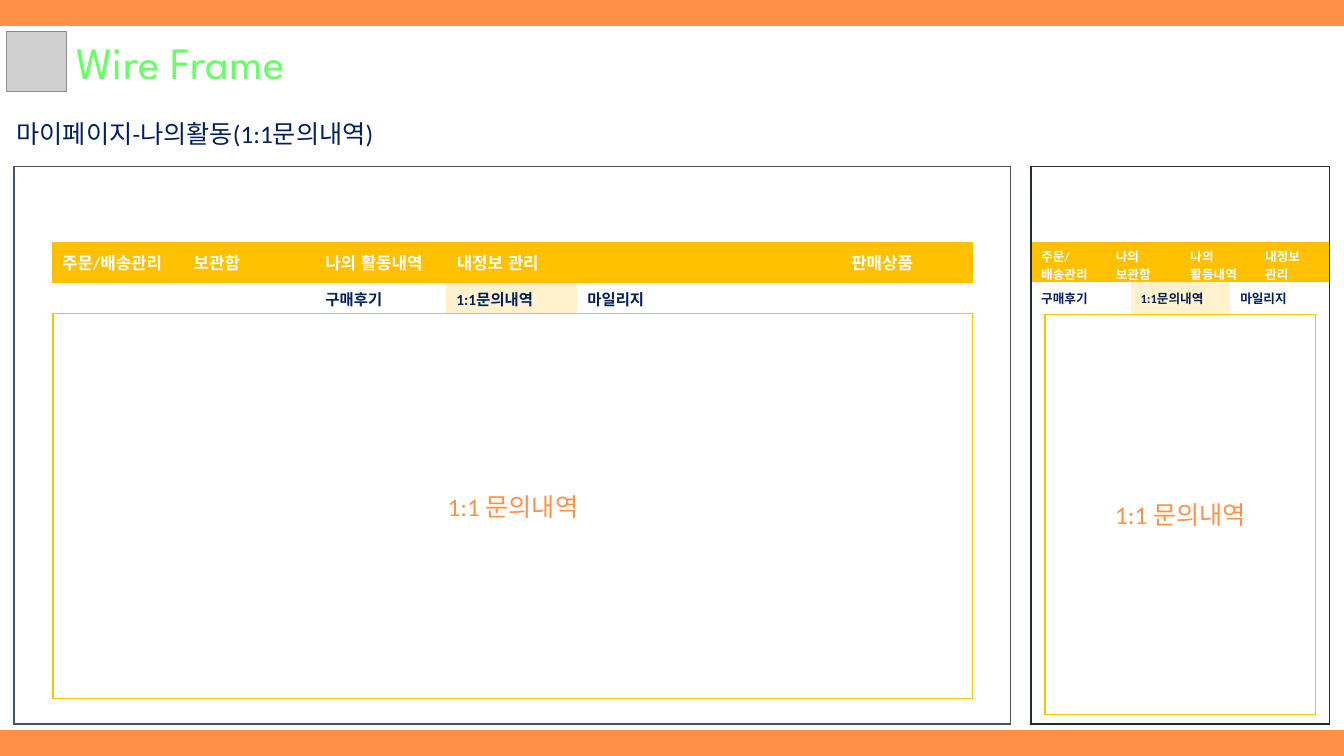
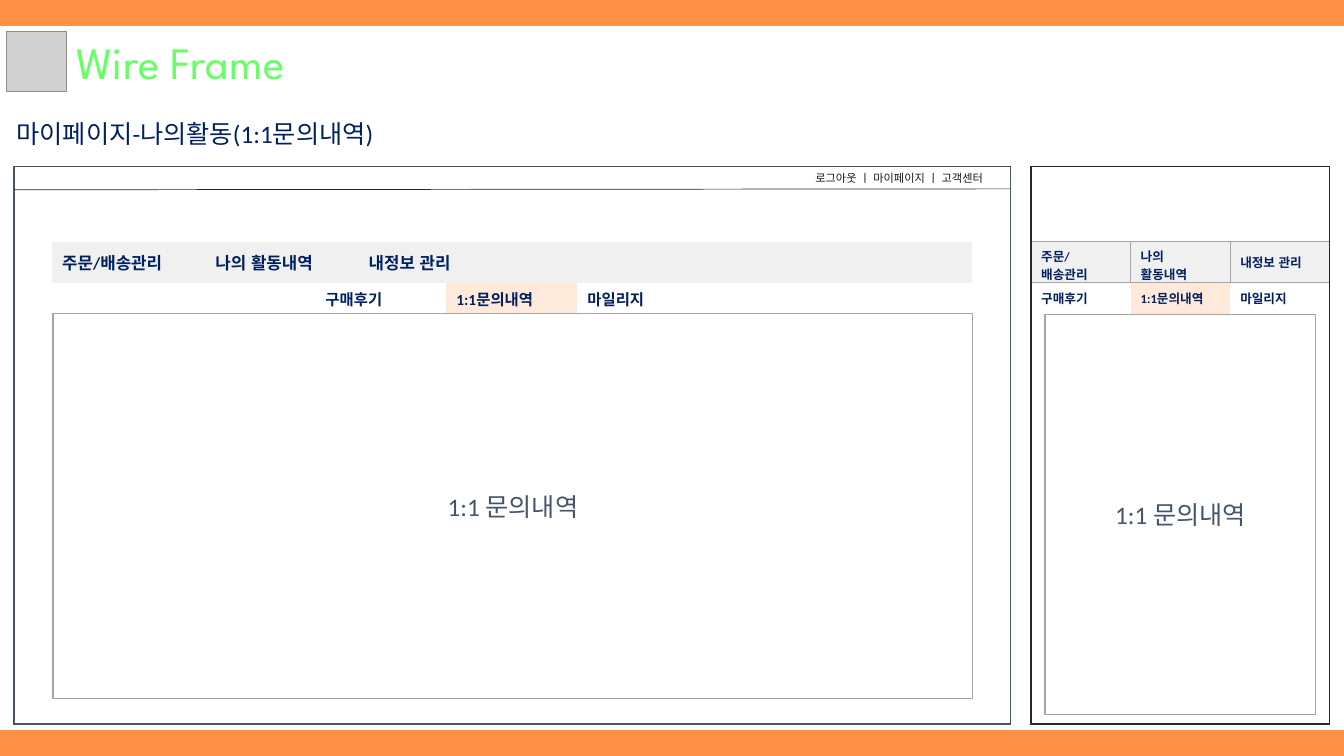
Before and after one commit to hhsw07/ezen-academy-projects, a slide deck: slide 14 of WebContent/cmk/document/3조 원데이클래스.pptx (slide 16 before the commit). Drawn at 1344x756 pixels with LibreOffice and Linux fonts; fonts in the diff are those of the drawing; grey boxes stand for pictures. Boxes give left, top, right and bottom in pixels: in the first picture for what was removed or moved away, otherwise in the second. Text is boxed around its words. In the diff, an @@ line names an element or a change of style, - is before the commit and + after.

```diff
--- a/WebContent/cmk/document/3조 원데이클래스.pptx
+++ b/WebContent/cmk/document/3조 원데이클래스.pptx
@@ text added at [815, 172, 983, 183], 8 pt, text #181717 @@
+로그아웃 ㅣ 마이페이지 ㅣ 고객센터
@@ line added from (14, 190) to (1011, 189), #222A35 0.5 pt @@
@@ table at [52, 242, 972, 283] @@
-column 2: 보관함
-column 6, row 1: 판매상품
+column 6, row 1: 
@@ table at [1031, 242, 1331, 287] @@
-column 2: 나의 / 보관함
-column 3, row 1: 내정보 / 관리
+column 3, row 1: 내정보 관리
@@ table at [316, 283, 709, 315] @@
@@ fill #FFF2CC to #FFE9DA in row 1, column 2 @@
@@ table at [1031, 282, 1331, 314] @@
@@ fill #FFF2CC to #FFE9DA in row 1, column 2 @@
@@ rectangle "1:1 문의내역" at [53, 314, 973, 699]: text colour #FF9147 to #44546A; outline #FFC000 1 pt to #A5A5A5 1 pt @@
@@ rectangle "1:1 문의내역" at [1046, 315, 1316, 715]: text colour #FF9147 to #44546A; outline #FFC000 1 pt to #A5A5A5 1 pt @@
```
Also in this commit, not shown: 12 other slides changed, 4 slides added, 3 slides removed.
